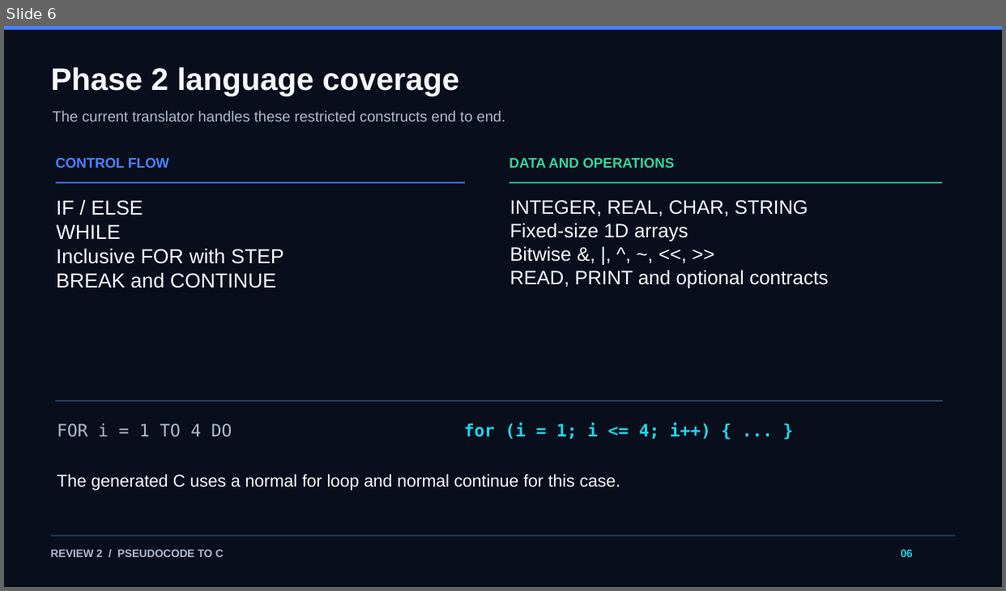
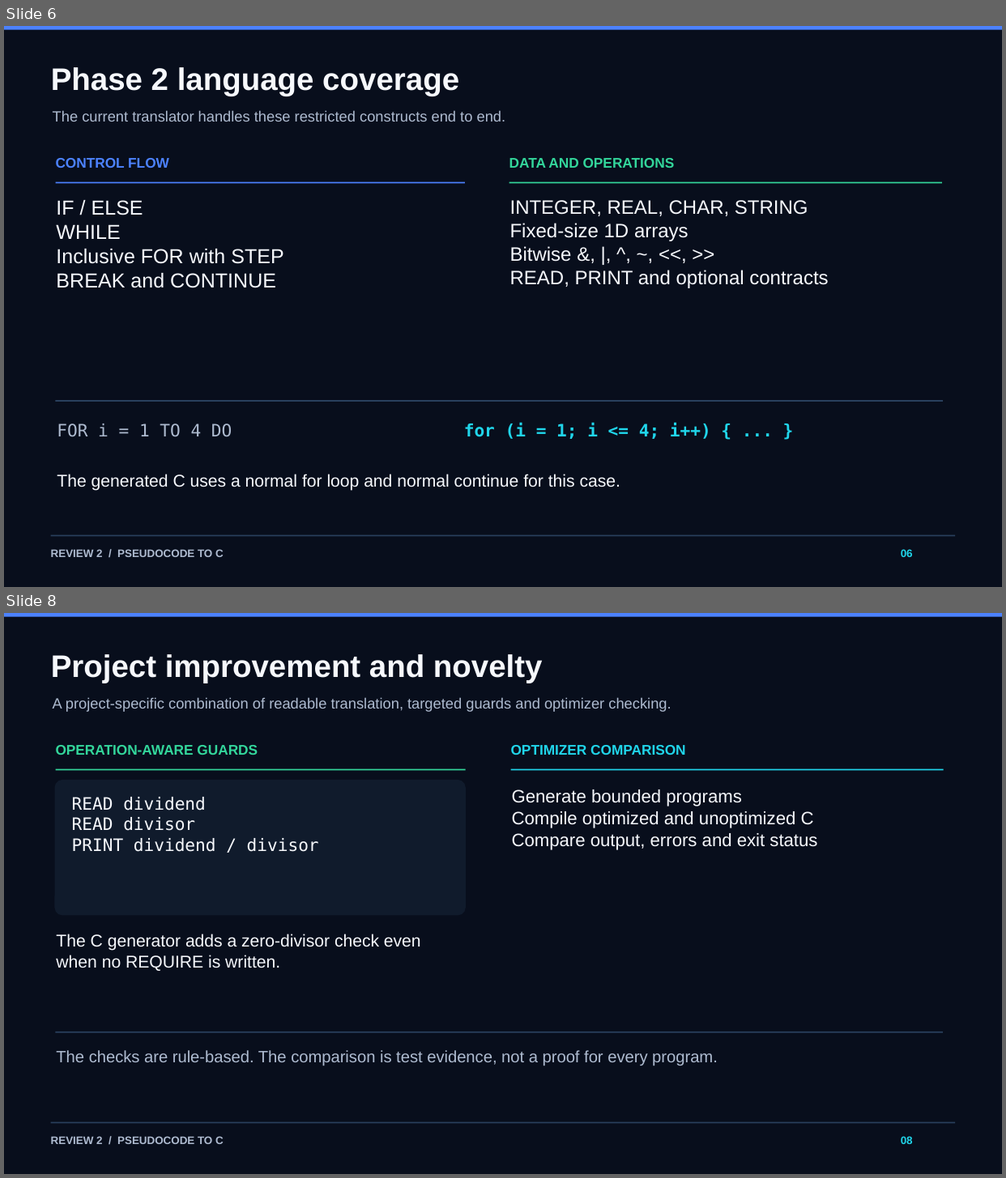
Before and after one commit to Sashwath-sash/pseudocode-to-c, a slide deck: docs/Pseudocode_to_C_Review2.pptx. Shown one above the other, each under a label of ours: slide 6 before the commit, slides 6 and 8 after it; the slides between them are not shown. The pictures are 1006x591 and 1006x1178 pixels, drawn with LibreOffice and Linux fonts; fonts in the diff are those of the drawing. Boxes give left, top, right and bottom in pixels: in the first picture for what was removed or moved away, otherwise in the second. Text is boxed around its words. In the diff, an @@ line names an element or a change of style, - is before the commit and + after.

Commit message:
Revise Review 2 presentation around project workflow

```diff
--- a/docs/Pseudocode_to_C_Review2.pptx
+++ b/docs/Pseudocode_to_C_Review2.pptx
@@ slide 8 added at (4,613,1002,1174), background #080E1C @@
@@ rectangle added at (4,613,1002,617), fill #4C82FF @@
@@ text added at (51,654,543,683), 30 pt, text #F6F8FC, bold @@
+Project improvement and novelty
@@ text added at (53,697,671,712), 14.2 pt, text #AEBBD0 @@
+A project-specific combination of readable translation, targeted guards and optimizer checking.
@@ text added at (56,745,258,755), 13.5 pt, text #33D69B, bold @@
+OPERATION-AWARE GUARDS
@@ text added at (511,745,686,755), 13.5 pt, text #20D5EA, bold @@
+OPTIMIZER COMPARISON
@@ rounded rectangle added at (55,780,466,915), fill #101B2C @@
@@ rectangle added at (56,769,466,770), fill #33D69B @@
@@ rectangle added at (511,769,944,770), fill #20D5EA @@
@@ text added at (72,797,319,852), 16.5 pt, text #F6F8FC @@
+READ dividend
+READ divisor
+PRINT dividend / divisor
@@ text added at (512,790,817,850), 17.2 pt, text #F6F8FC @@
+Generate bounded programs
+Compile optimized and unoptimized C
+Compare output, errors and exit status
@@ text added at (56,934,421,971), 16.5 pt, text #F6F8FC @@
+The C generator adds a zero-divisor check even when no REQUIRE is written.
@@ rectangle added at (56,1032,943,1033), fill #29405D @@
@@ text added at (56,1050,718,1066), 15.8 pt, text #AEBBD0 @@
+The checks are rule-based. The comparison is test evidence, not a proof for every program.
@@ rectangle added at (50,1122,955,1123), fill #29405D @@
@@ text added at (51,1136,224,1144), 10.5 pt, text #AEBBD0, bold @@
+REVIEW 2 / PSEUDOCODE TO C
@@ text added at (901,1136,913,1144), 10.5 pt, text #20D5EA, bold @@
+08
```
Also in this commit, not shown: 3 slides changed, 3 other slides added, 4 slides removed.
